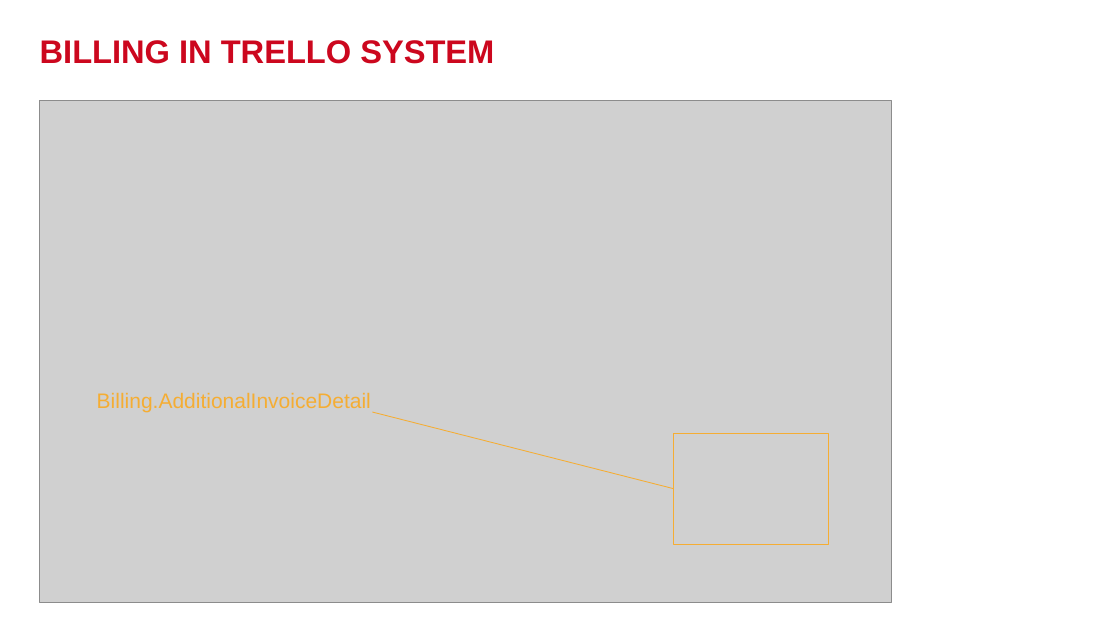
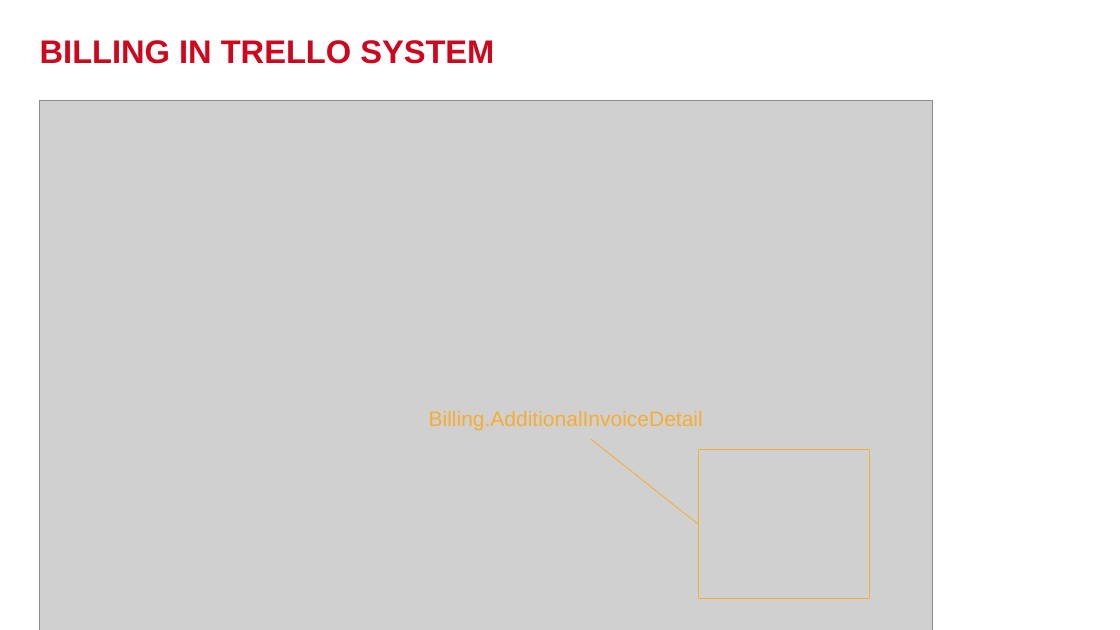
Before and after one commit to khoado-dev/YPP4-KhoaDo, a slide deck: slide 27 of Documents/Presentation/IntroductionFunctionInTrelloSystem.pptx (slide 26 before the commit). Drawn at 1120x630 pixels with LibreOffice and Linux fonts; fonts in the diff are those of the drawing; grey boxes stand for pictures; background and template pictures are left out. Boxes give left, top, right and bottom in pixels: in the first picture for what was removed or moved away, otherwise in the second. Text is boxed around its words. In the diff, an @@ line names an element or a change of style, - is before the commit and + after.

```diff
--- a/Documents/Presentation/IntroductionFunctionInTrelloSystem.pptx
+++ b/Documents/Presentation/IntroductionFunctionInTrelloSystem.pptx
@@ picture: place and size @@
-picture at box(39, 101, 891, 602)
+picture at box(39, 101, 933, 630)
@@ text "Billing.AdditionalInvoiceDetail": place and size @@
-text "Billing.AdditionalInvoiceDetail" at box(97, 393, 371, 413)
+text "Billing.AdditionalInvoiceDetail" at box(429, 411, 703, 430)
@@ line moved from (372, 413) - (674, 489) to (592, 439) - (698, 524) @@
@@ rectangle: place and size @@
-rectangle at box(674, 433, 828, 544)
+rectangle at box(698, 450, 870, 598)
```
Also in this commit, not shown: 1 other slide changed, 1 other file.
